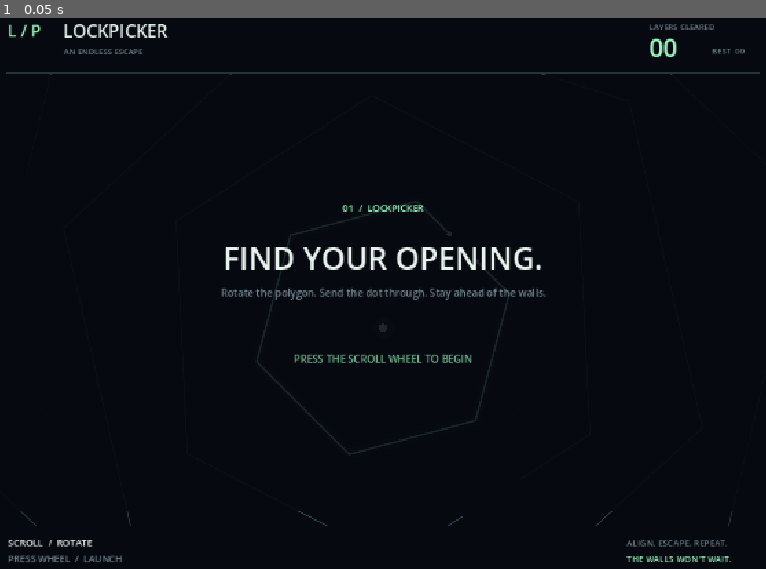
Above: before the commit, frame 1.
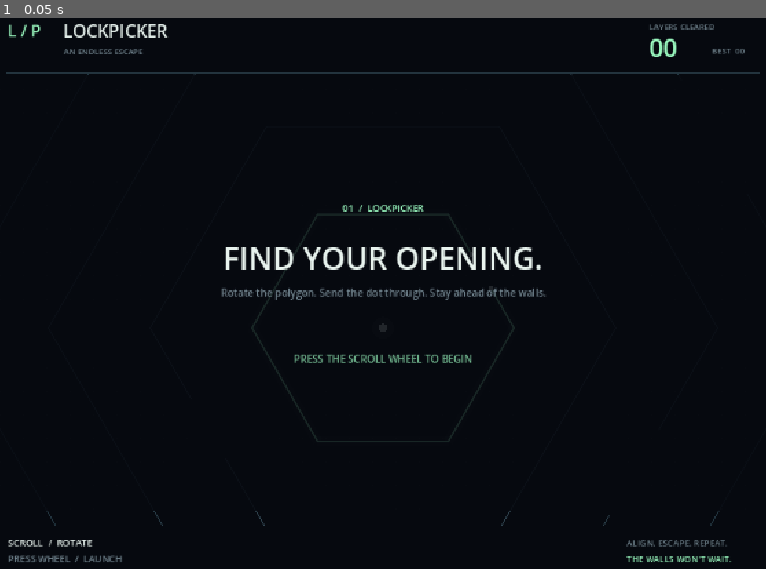
Above: after the commit, the same moment.

Repository: Nokianyte/Lockpicker
Game: Godot game, scene res://scenes/main.tscn
Same seed, same stepped clock (60 frames per second), same inputs: the game is played once before the commit and once after it.
Inputs:
- Up to frame 1 (0.05 s): no input

The runs differ from the first frame. In frame 1, 0.4% of the frame differs, in the area x 2-96%, y 10-93%.

Commit message:
Rotate one hexagon side per wheel notch and keep gaps reachable

Diff:
--- a/scripts/run_model.gd
+++ b/scripts/run_model.gd
@@ -33,14 +33,15 @@
 	for i in range(T.WALL_COUNT):
 		append_wall()
 	# A gentle first alignment teaches the wheel without an automatic free clear.
-	walls[0].angle = -PI / 2.0 + PI / 4.0
+	walls[0].angle = -PI / 2.0 + T.WHEEL_STEP
 
 func append_wall() -> void:
 	var radius: float = T.INITIAL_RADIUS
 	if not walls.is_empty():
 		var last: float = walls[-1].radius
 		radius = maxf(last + T.WALL_SPACING, last * 1.25 + 32.0)
-	walls.append({"radius": radius, "angle": rng.randf_range(-PI, PI)})
+	# Every generated gap must be reachable using whole-side wheel steps.
+	walls.append({"radius": radius, "angle": wrapf(-PI / 2.0 + rng.randi_range(0, 5) * T.WHEEL_STEP, -PI, PI)})
 
 func press() -> void:
 	if paused:
--- a/scripts/tuning.gd
+++ b/scripts/tuning.gd
@@ -6,7 +6,7 @@
 const WALL_SPACING := 140.0
 const WALL_COUNT := 4
 const GAP_ANGLE := 0.34
-const WHEEL_STEP := PI / 24.0
+const WHEEL_STEP := PI / 3.0
 const INITIAL_SPEED := 13.0
 const MAX_SPEED := 38.0
 const LAUNCH_SPEED := 850.0
--- a/tests/test_game.gd
+++ b/tests/test_game.gd
@@ -15,7 +15,14 @@
 func _initialize() -> void:
 	var game = Model.new()
 	game.reset(7)
-	game.walls[0].angle = -PI / 2.0
+	var initial_angle: float = game.walls[0].angle
+	var outer_angle: float = game.walls[1].angle
+	game.rotate(1)
+	check(is_equal_approx(angle_difference(initial_angle, game.walls[0].angle), PI / 3.0), "one notch advances one hexagon side")
+	game.rotate(-1)
+	check(is_equal_approx(game.walls[0].angle, initial_angle), "opposite notch reverses one side")
+	check(game.walls[1].angle == outer_angle, "wheel leaves outer walls unchanged")
+	game.rotate(-1)
 	game.press()
 	game.press()
 	for i in range(100):
@@ -72,7 +79,13 @@
 	# Long seeded progression exposes spacing, numeric, and generation failures.
 	game.reset(12)
 	for layer in range(100):
-		game.walls[0].angle = -PI / 2
+		var aligned := false
+		for notch in range(6):
+			if absf(angle_difference(game.walls[0].angle, -PI / 2)) < 0.0001:
+				aligned = true
+				break
+			game.rotate(1)
+		check(aligned, "generated gap is reachable in whole-side steps")
 		game.press()
 		for frame in range(10000):
 			game.step(1.0 / 60)
Not shown, changed: docs/verification.md
Not shown, changed: openspec/changes/add-lockpicker-browser-game/design.md
Not shown, changed: openspec/changes/add-lockpicker-browser-game/specs/arcade-gameplay/spec.md
